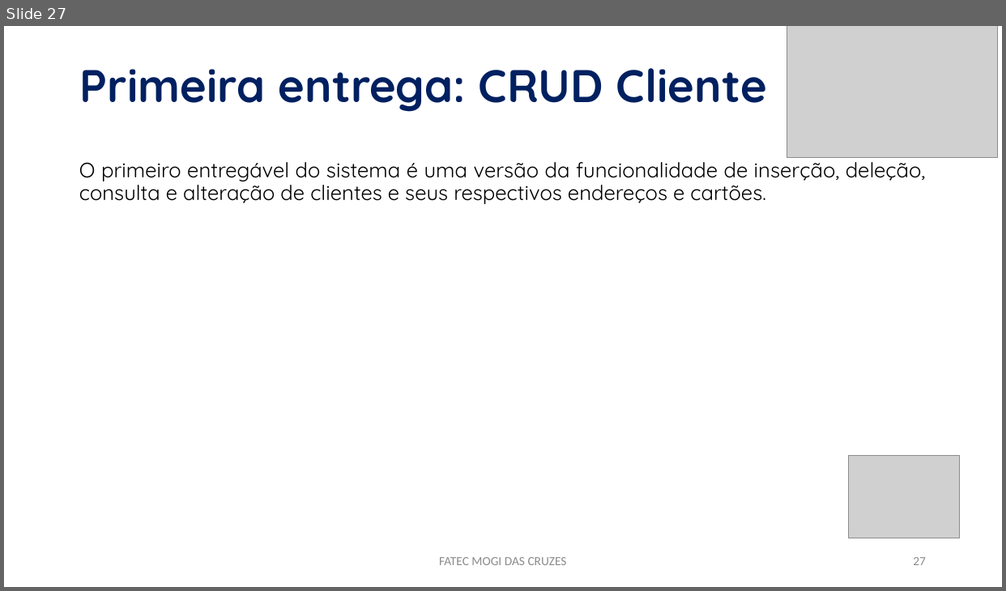
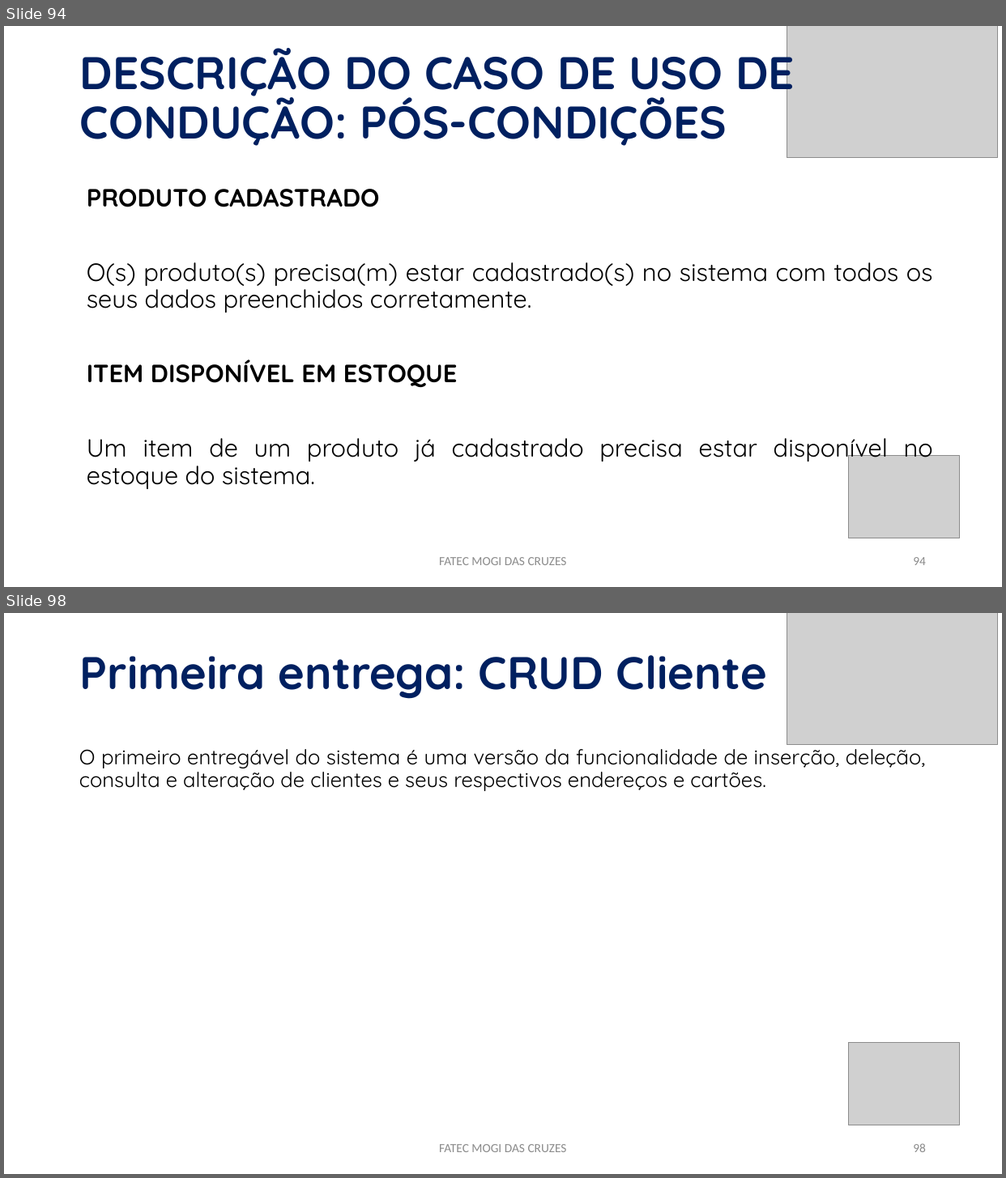
Before and after one commit to PabloLuiz1/buiatchaka-jogos, a slide deck: APRESENTAÇÃO.pptx. Shown one above the other, each under a label of ours: slide 27 before the commit, slides 94 and 98 after it; the slides between them are not shown. The pictures are 1006x591 and 1006x1178 pixels, drawn with LibreOffice and Linux fonts; fonts in the diff are those of the drawing; grey boxes stand for pictures. Boxes give left, top, right and bottom in pixels: in the first picture for what was removed or moved away, otherwise in the second. Text is boxed around its words. In the diff, an @@ line names an element or a change of style, - is before the commit and + after.

```diff
--- a/APRESENTAÇÃO.pptx
+++ b/APRESENTAÇÃO.pptx
@@ slide 94 added at (x1=4, y1=26, x2=1002, y2=587), background #FFFFFF @@
@@ title added at (x1=80, y1=42, x2=795, y2=146), 44 pt, text #002060, bold @@
+DESCRIÇÃO DO CASO DE USO DE CONDUÇÃO: PÓS-CONDIÇÕES
@@ picture added at (x1=787, y1=26, x2=997, y2=158) @@
@@ text added at (x1=87, y1=189, x2=933, y2=489), 24 pt, text #000000 @@
+PRODUTO CADASTRADO
+O(s) produto(s) precisa(m) estar cadastrado(s) no sistema com todos os seus dados preenchidos corretamente.
+ITEM DISPONÍVEL EM ESTOQUE
+Um item de um produto já cadastrado precisa estar disponível no estoque do sistema.
@@ picture added at (x1=849, y1=456, x2=959, y2=538) @@
@@ text added at (x1=439, y1=557, x2=567, y2=565), 12 pt, text #8C8C8C @@
+FATEC MOGI DAS CRUZES
@@ page number added at (x1=913, y1=557, x2=926, y2=565), 12 pt, text #8C8C8C @@
+94
@@ what was slide 27 is now slide 98 @@
@@ page number at (x1=913, y1=1144, x2=926, y2=1152): text changed @@
-27
+98
```
Also in this commit, not shown: 2 slides changed, 74 other slides added, 27 other files.
